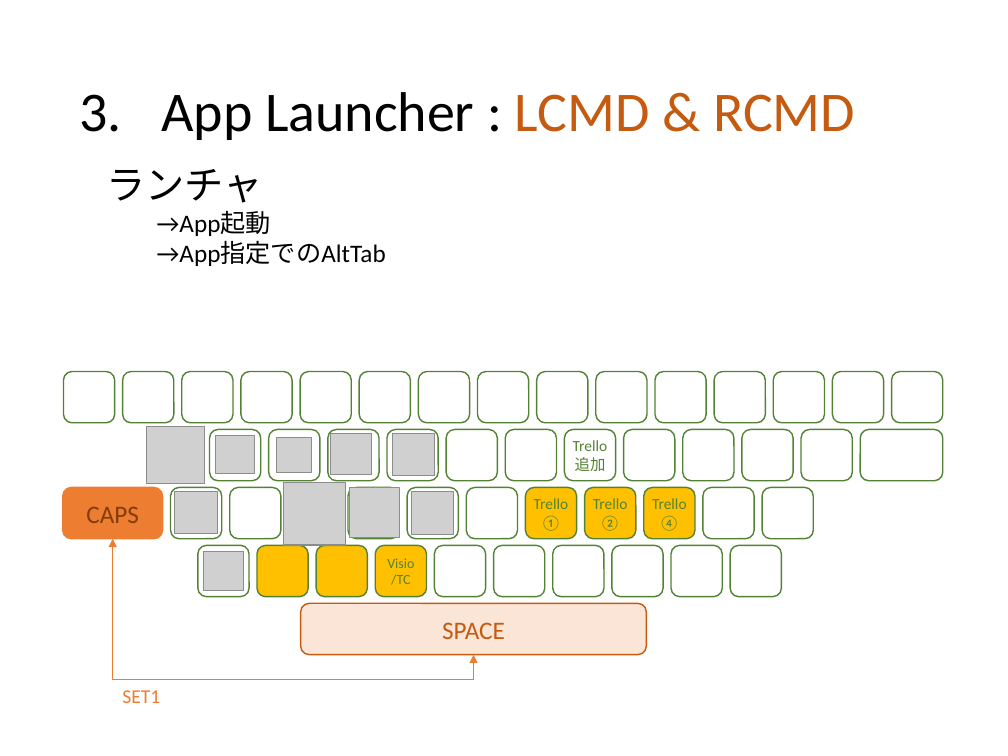
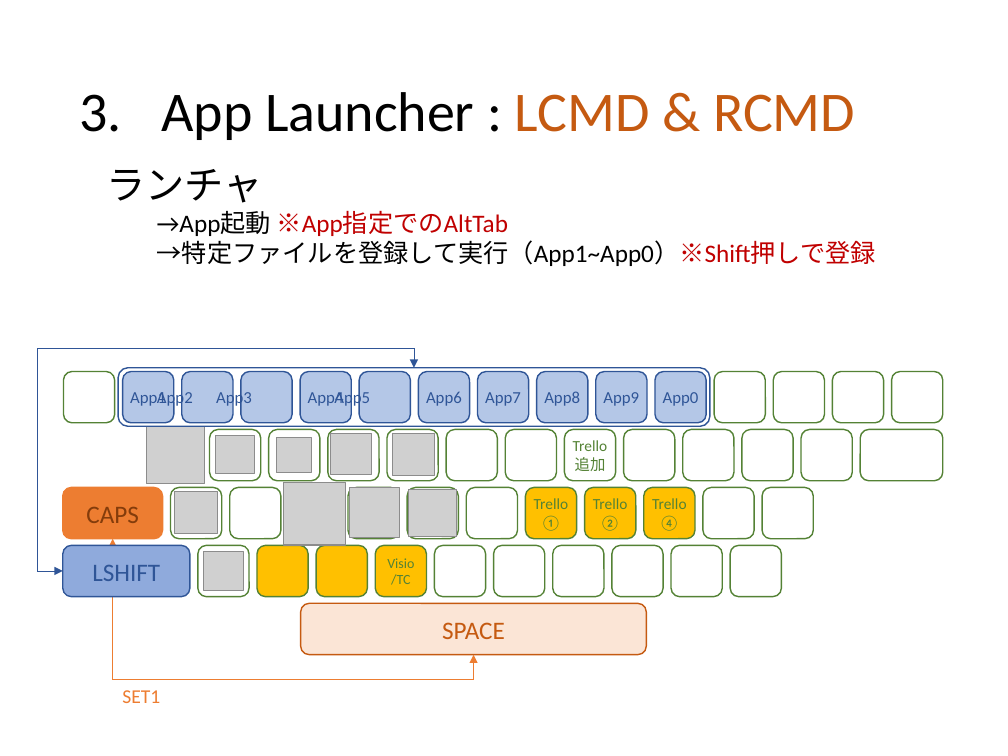
Before and after one commit to ittooo66/myAHK, a slide deck: slide 7 of MANUAL.pptx. Drawn at 1008x756 pixels with LibreOffice and Linux fonts; fonts in the diff are those of the drawing; grey boxes stand for pictures. Boxes give left, top, right and bottom in pixels: in the first picture for what was removed or moved away, otherwise in the second. Text is boxed around its words. In the diff, an @@ line names an element or a change of style, - is before the commit and + after.

```diff
--- a/MANUAL.pptx
+++ b/MANUAL.pptx
@@ text at [157,210,876,266]: text changed @@
-      →App起動
-      →App指定でのAltTab
+      →App起動 ※App指定でのAltTab
+      →特定ファイルを登録して実行（App1~App0）※Shift押しで登録
@@ elbow double arrow added from (414, 368) to (62, 571), #2F5597 0.5 pt @@
@@ rounded rectangle added at [118,368,710,426], outline #2F5597 1 pt @@
@@ fill #FFFFFF to #B4C7E7; outline #548235 1 pt to #2F5597 1 pt in 10 elements at [123,372,174,423], [181,372,233,423], [241,372,292,423], [300,372,352,423], [359,372,410,423], [418,372,470,423], [478,372,529,423], [536,372,588,423], [596,372,647,423], [655,372,707,423] @@
@@ text in rounded rectangle at [130,392,166,406]: text added @@
+App1
@@ text in rounded rectangle at [157,390,193,408]: text added @@
+App2
@@ text in rounded rectangle at [216,390,252,408]: text added @@
+App3
@@ text in rounded rectangle at [308,392,344,406]: text added @@
+App4
@@ text in rounded rectangle at [334,390,370,408]: text added @@
+App5
@@ text in rounded rectangle at [426,392,462,406]: text added @@
+App6
@@ text in rounded rectangle at [485,392,521,406]: text added @@
+App7
@@ text in rounded rectangle at [544,391,580,406]: text added @@
+App8
@@ text in rounded rectangle at [603,392,639,406]: text added @@
+App9
@@ text in rounded rectangle at [663,392,699,406]: text added @@
+App0
@@ rounded rectangle added at [62,545,190,597], fill #8FAADC, outline #2F5597 1 pt, 18 pt, text #2F5597 @@
+LSHIFT
```
Also in this commit, not shown: 6 other slides changed, 2 slides removed.
